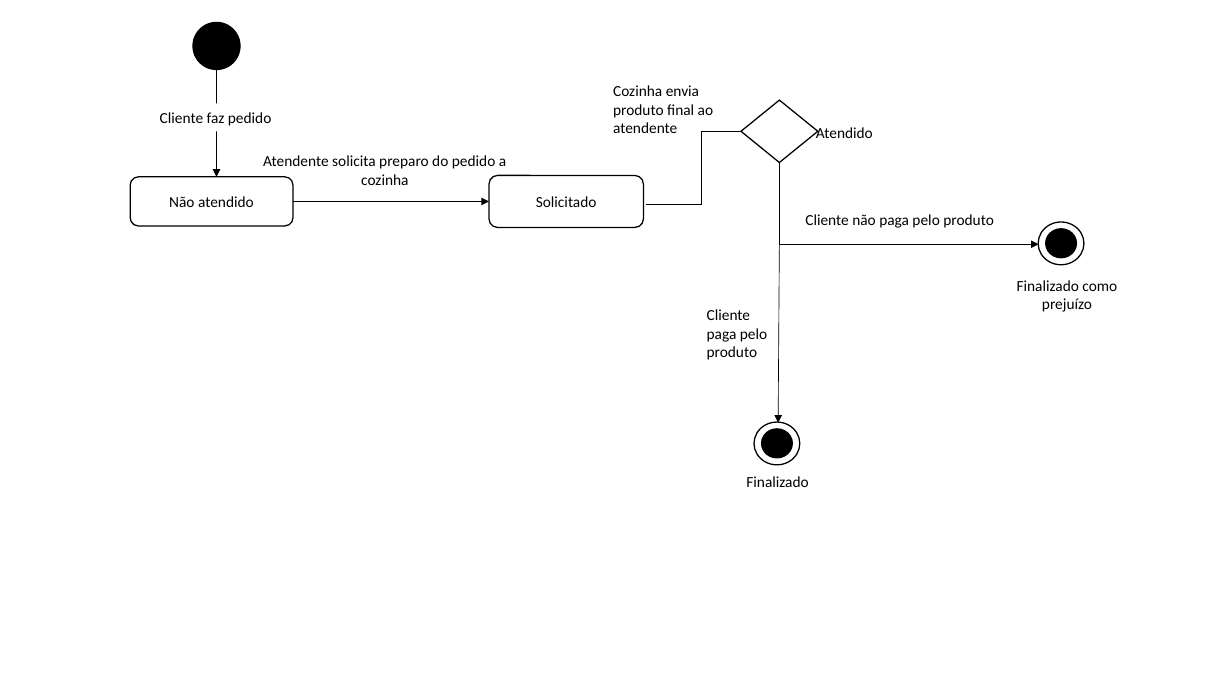
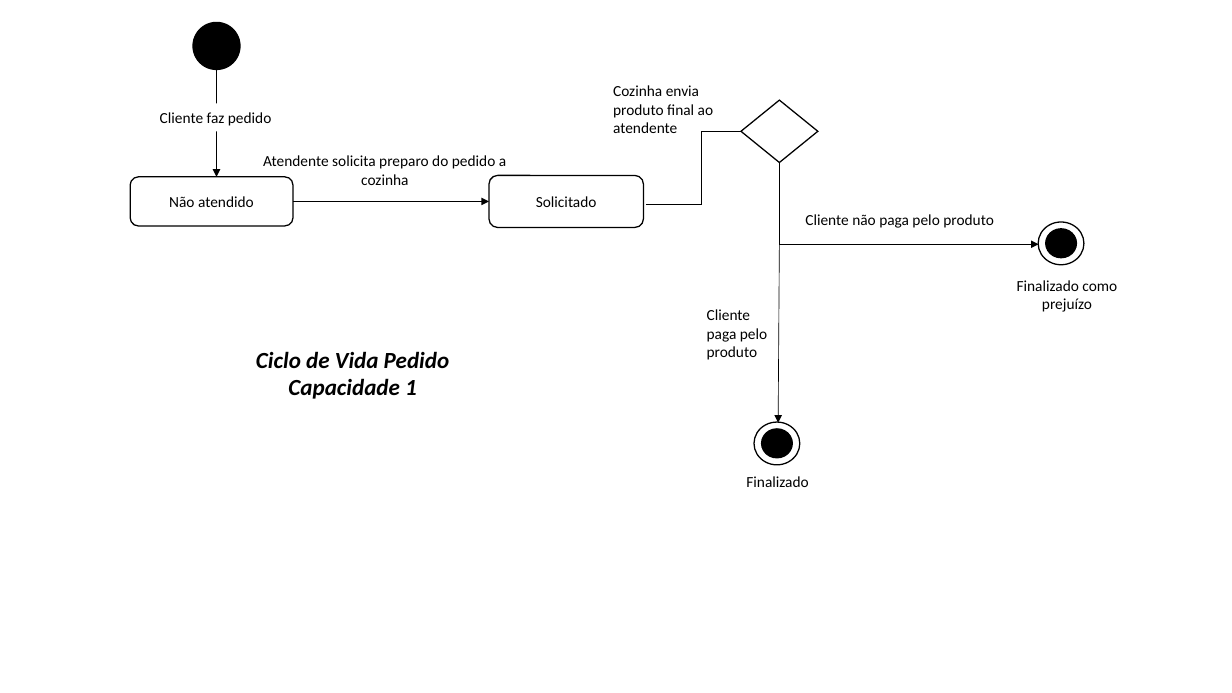
Before and after one commit to RafaelaMiwaTokas/OPE.revisao, a slide deck: slide 1 of 21. Analise do Ciclo de Vida.pptx. Drawn at 1232x693 pixels with LibreOffice and Linux fonts; fonts in the diff are those of the drawing. Boxes give left, top, right and bottom in pixels: in the first picture for what was removed or moved away, otherwise in the second. Text is boxed around its words. In the diff, an @@ line names an element or a change of style, - is before the commit and + after.

```diff
--- a/21. Analise do Ciclo de Vida.pptx
+++ b/21. Analise do Ciclo de Vida.pptx
@@ text removed at (816, 127, 873, 138) @@
-Atendido
@@ text added at (256, 351, 449, 399), 18 pt, text #000000, bold, italic @@
+Ciclo de Vida Pedido
+Capacidade 1
```
Also in this commit, not shown: 3 other slides changed, 1 slide added, 1 slide removed, 2 other files.
